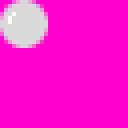
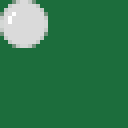
Layered file, before and after one edit (128 x 128). Changes by layer:
painted on "ball" over [0, 0, 48, 48]
painted on "bg" over [0, 0, 128, 128]
